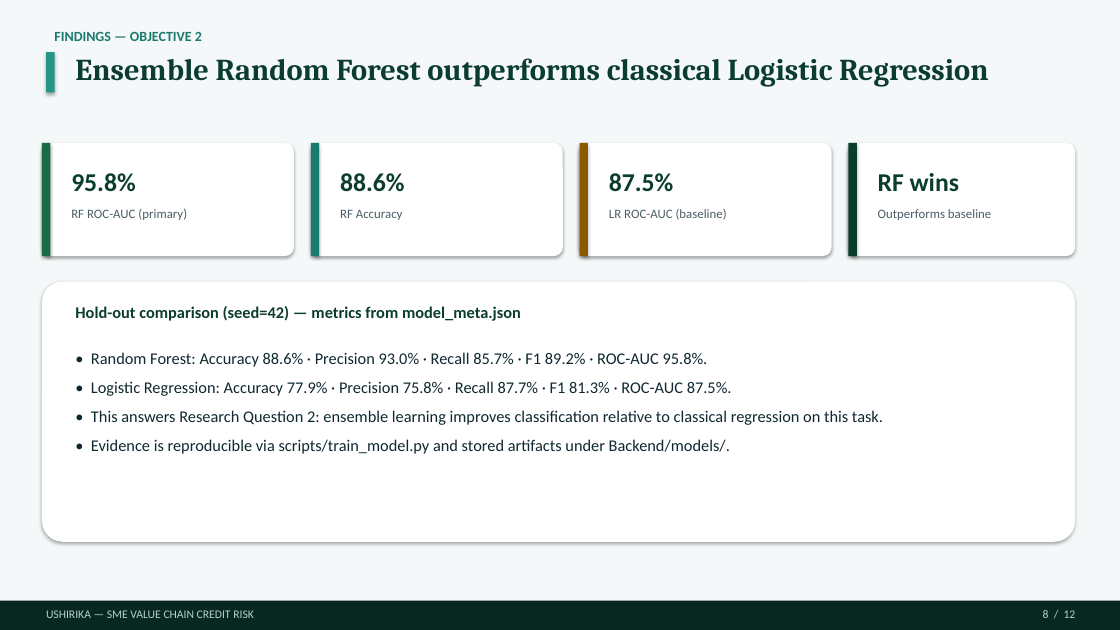
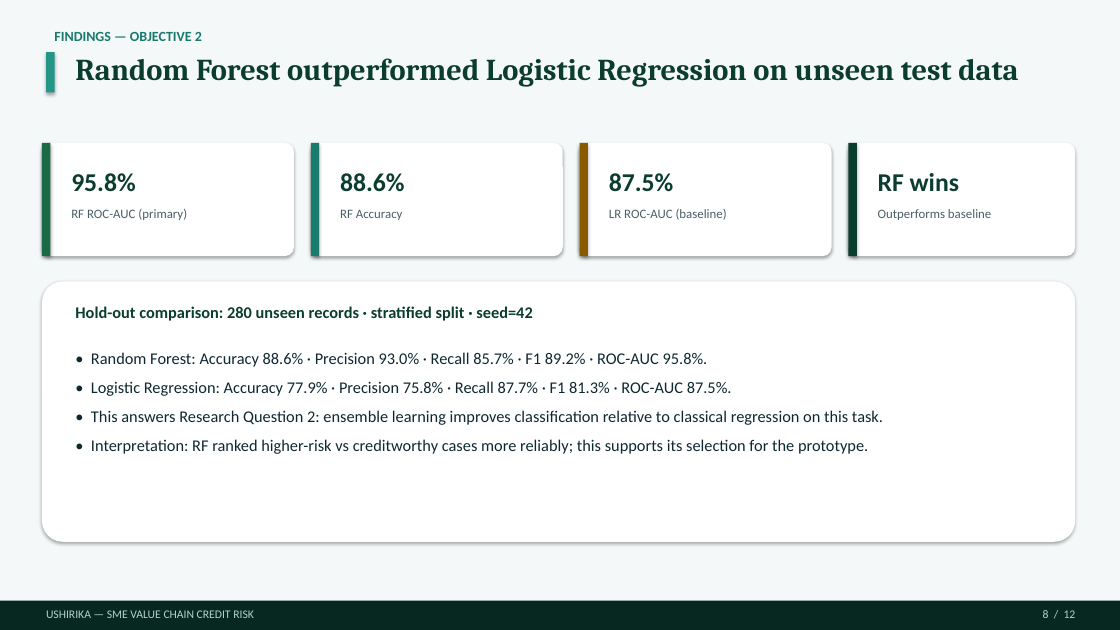
Before and after one commit to Dmmkuliku/ushirika-sme-credit, a slide deck: slide 8 of Presentation/Ushirika_Group15_Defence_Presentation.pptx. Drawn at 1120x630 pixels with LibreOffice and Linux fonts; fonts in the diff are those of the drawing. Boxes give left, top, right and bottom in pixels: in the first picture for what was removed or moved away, otherwise in the second. Text is boxed around its words. In the diff, an @@ line names an element or a change of style, - is before the commit and + after.

```diff
--- a/Presentation/Ushirika_Group15_Defence_Presentation.pptx
+++ b/Presentation/Ushirika_Group15_Defence_Presentation.pptx
@@ text at box(75, 58, 1018, 87): text changed @@
-Ensemble Random Forest outperforms classical Logistic Regression
+Random Forest outperformed Logistic Regression on unseen test data
@@ text at box(75, 306, 532, 321): text changed @@
-Hold-out comparison (seed=42) — metrics from model_meta.json
+Hold-out comparison: 280 unseen records · stratified split · seed=42
@@ text at box(91, 439, 868, 454): text changed @@
-• Evidence is reproducible via scripts/train_model.py and stored artifacts under Backend/models/.
+• Interpretation: RF ranked higher-risk vs creditworthy cases more reliably; this supports its selection for the prototype.
```
Also in this commit, not shown: 2 other slides changed, 3 other files.
